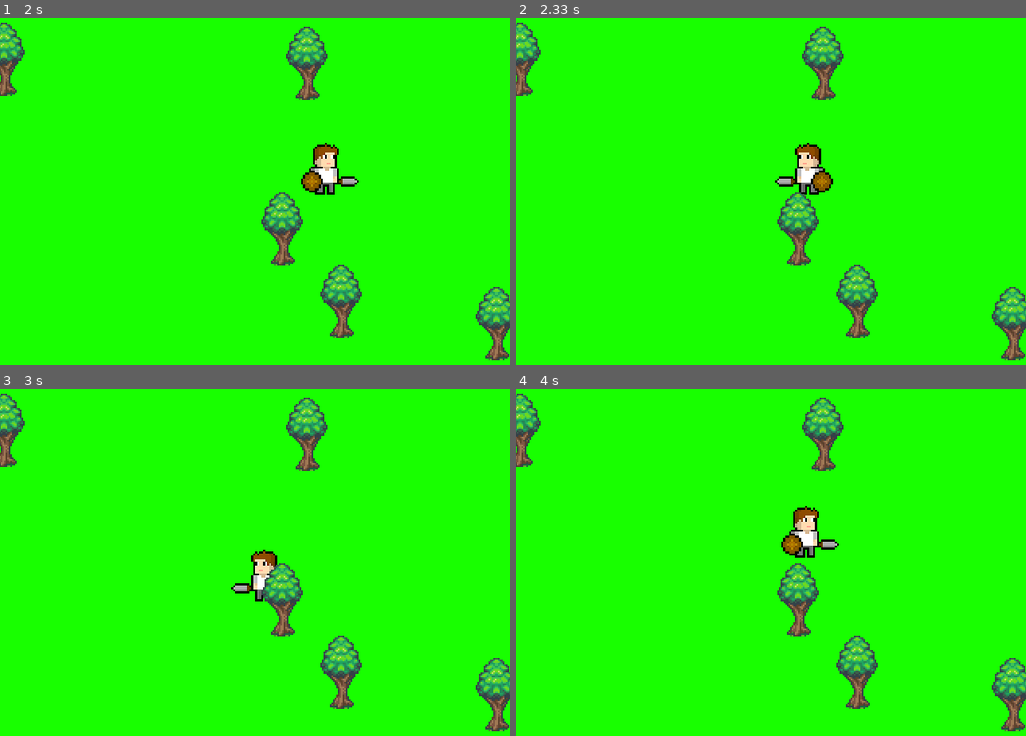
Above: before the commit, frames 1-4 (two rows, left to right).
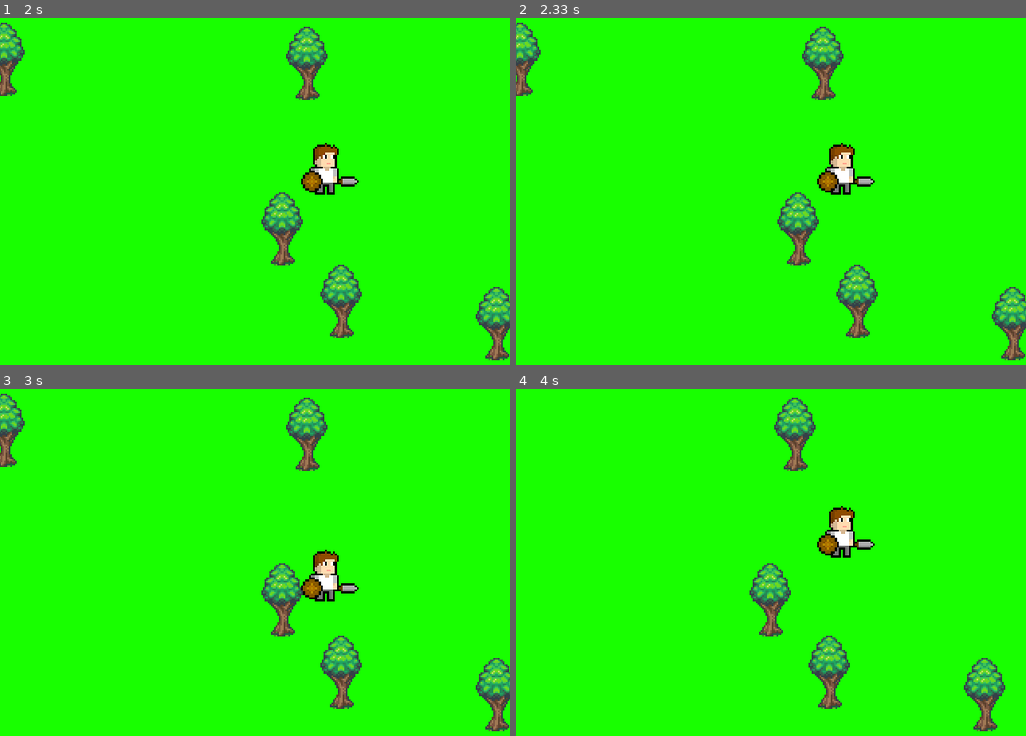
Above: after the commit, the same moments.

Repository: Farofeiro231/Python_Game
Game: pygame game, started from RPG/BouncingPanda.py
Two runs of this game, one before a commit and one after it. Both use one fixed random seed, a clock stepped at 60 frames per second and the inputs below.
Inputs:
- Up to frame 1 (2 s): tap A at 0.33 s; hold Right 0.67-1.13 s; hold Up 1.17-1.47 s; hold Right 1.5-1.97 s
- Up to frame 2 (2.33 s): hold Left from 2 s (still down)
- Up to frame 3 (3 s): release Left at 2.53 s; hold Down 2.57-2.87 s
- Up to frame 4 (4 s): hold Up 3.33-3.7 s; hold Right from 3.73 s (still down)

Frame 1 is identical in both runs. In frame 2, 1.6% of the frame differs, in the area x 50-71%, y 36-51%; in frame 3, 1.4%; in frame 4, 9.6%, in the area x 0-100%, y 1-99%.

Commit message:
Tried to add collision. Didn't work as expected'

Diff:
--- a/RPG/BouncingPanda.py
+++ b/RPG/BouncingPanda.py
@@ -59,6 +59,8 @@
 
     while True:
 
+        print("Loop reiniciado")
+        collision = False
         '''The coordinates system is similar to any other used with multiple referentials.
          First we subtract the world player's position from the world camera's position, then we
          obtain the player position in the camera referential.'''
@@ -85,10 +87,16 @@
         if event[pygame.K_UP] or event[pygame.K_w]:
             hero['y'] -= 5
         if event[pygame.K_LEFT] or event[pygame.K_a]:
-            hero['x'] -= 5
-            if hero['facing'] == RIGHT:
-                hero['surface'] = pygame.transform.scale(L_HERO, (hero['size'], hero['size']))
-                hero['facing'] = LEFT
+            for tr in tree:
+                if tr['rect'].colliderect(hero['rect']):
+                    print("Collision is true\n")
+                    print('lol\n')
+                    collision = True
+            if not collision:
+                hero['x'] -= 5
+                if hero['facing'] == RIGHT:
+                    hero['surface'] = pygame.transform.scale(L_HERO, (hero['size'], hero['size']))
+                    hero['facing'] = LEFT
         if event[pygame.K_RIGHT] or event[pygame.K_d]:
             hero['x'] += 5
             if hero['facing'] == LEFT:
